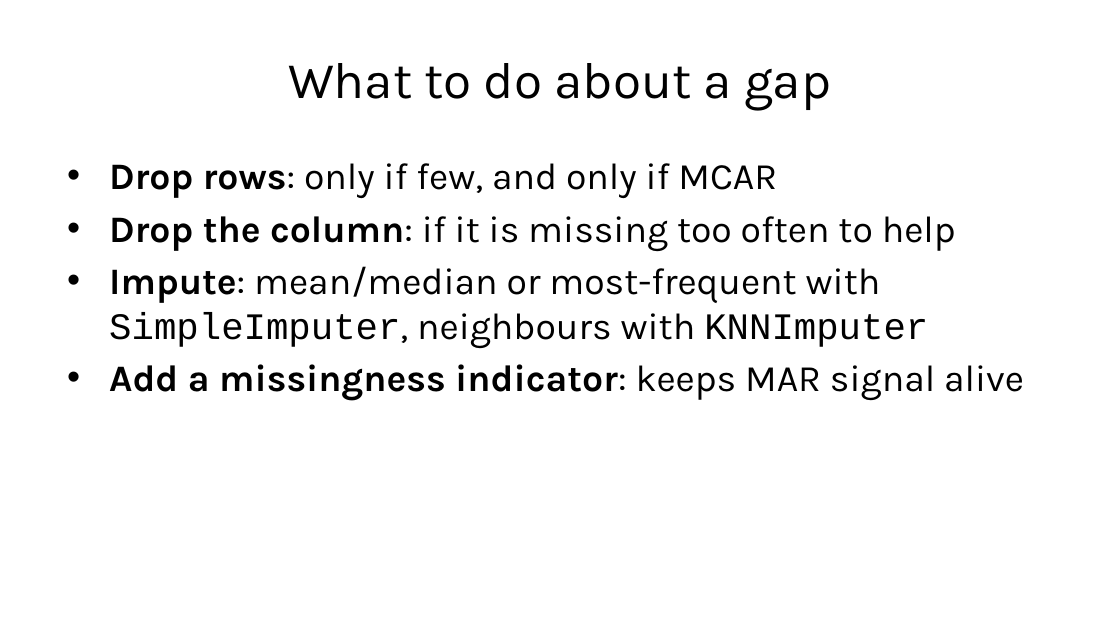
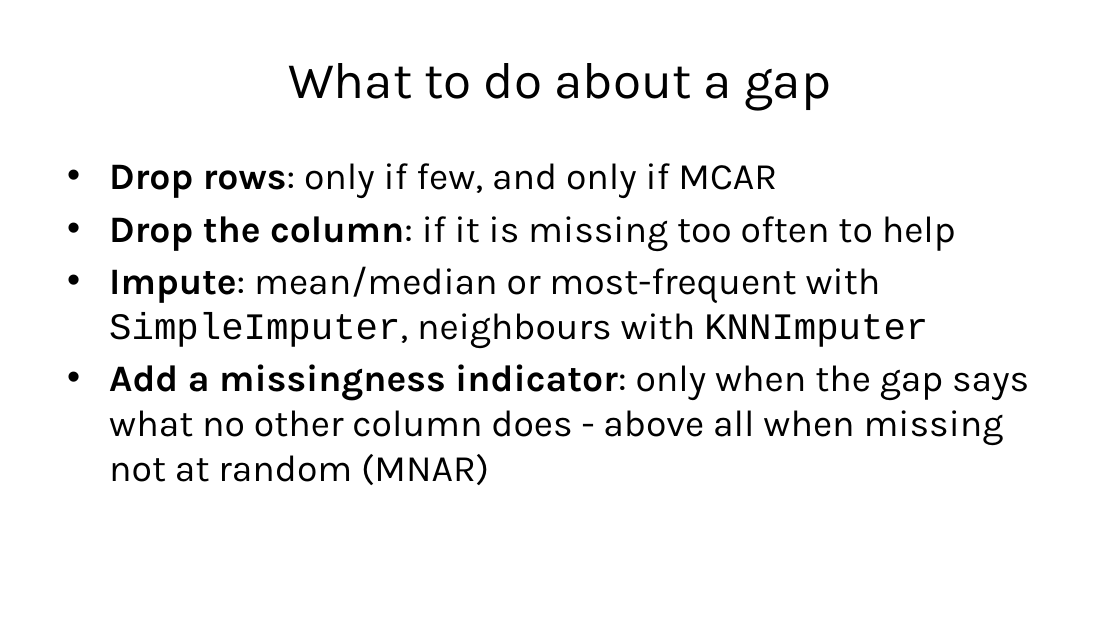
Before and after one commit to fabioantonini/technologies-for-artificial-intelligence, a slide deck: slide 13 of Lessons/02_data_exploration_and_preparation/Slides/data_exploration_and_preparation_slides.pptx. Drawn at 1120x630 pixels with LibreOffice and Linux fonts; fonts in the diff are those of the drawing; background and template pictures are left out. Boxes give left, top, right and bottom in pixels: in the first picture for what was removed or moved away, otherwise in the second. Text is boxed around its words. In the diff, an @@ line names an element or a change of style, - is before the commit and + after.

```diff
--- a/Lessons/02_data_exploration_and_preparation/Slides/data_exploration_and_preparation_slides.pptx
+++ b/Lessons/02_data_exploration_and_preparation/Slides/data_exploration_and_preparation_slides.pptx
@@ text at bbox=[109, 364, 1029, 485]: text changed; bold off @@
-• Add a missingness indicator: keeps MAR signal alive
+• Add a missingness indicator: only when the gap says what no other column does - above all when missing not at random (MNAR)
```
Also in this commit, not shown: 1 other slide changed, 10 other files.
